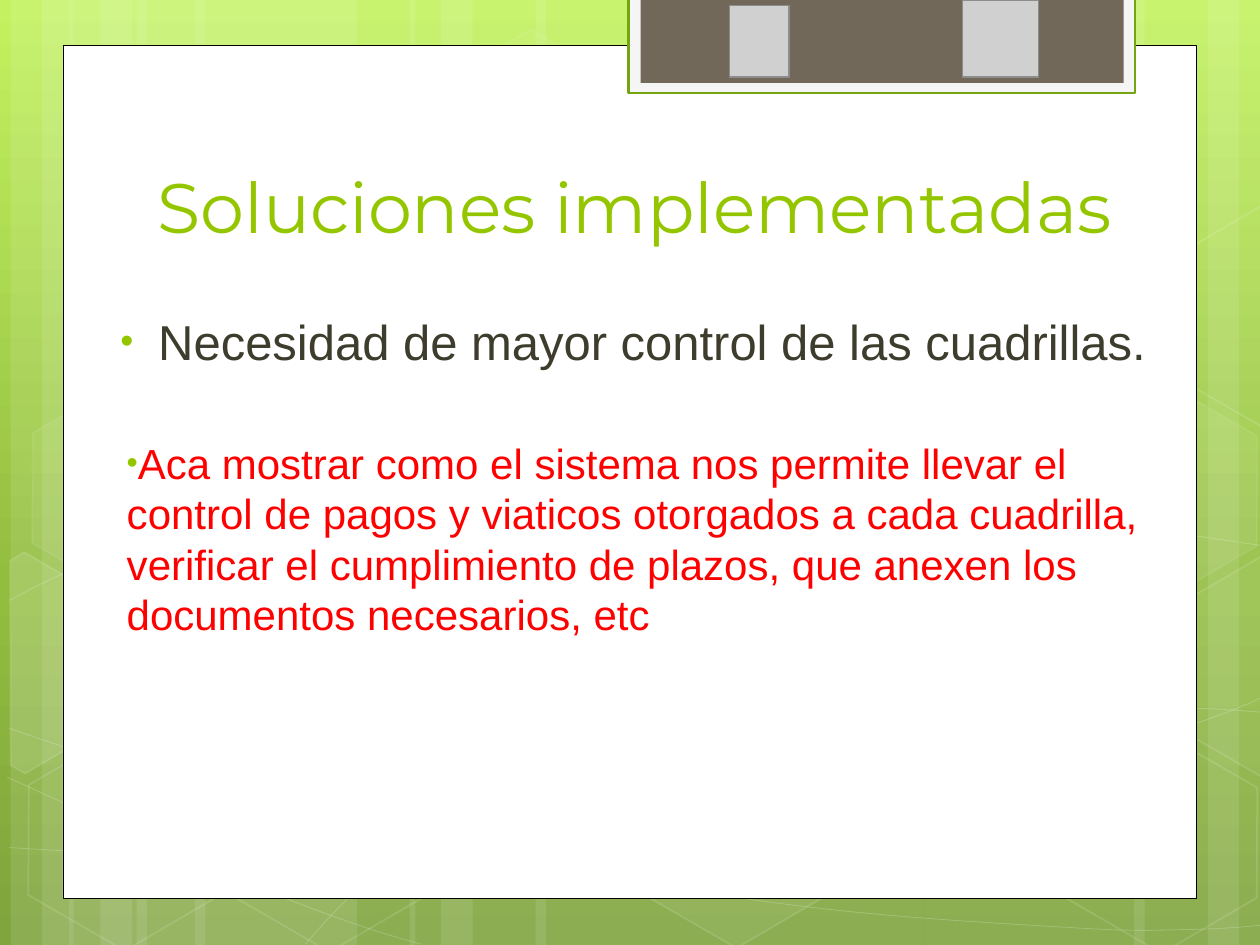
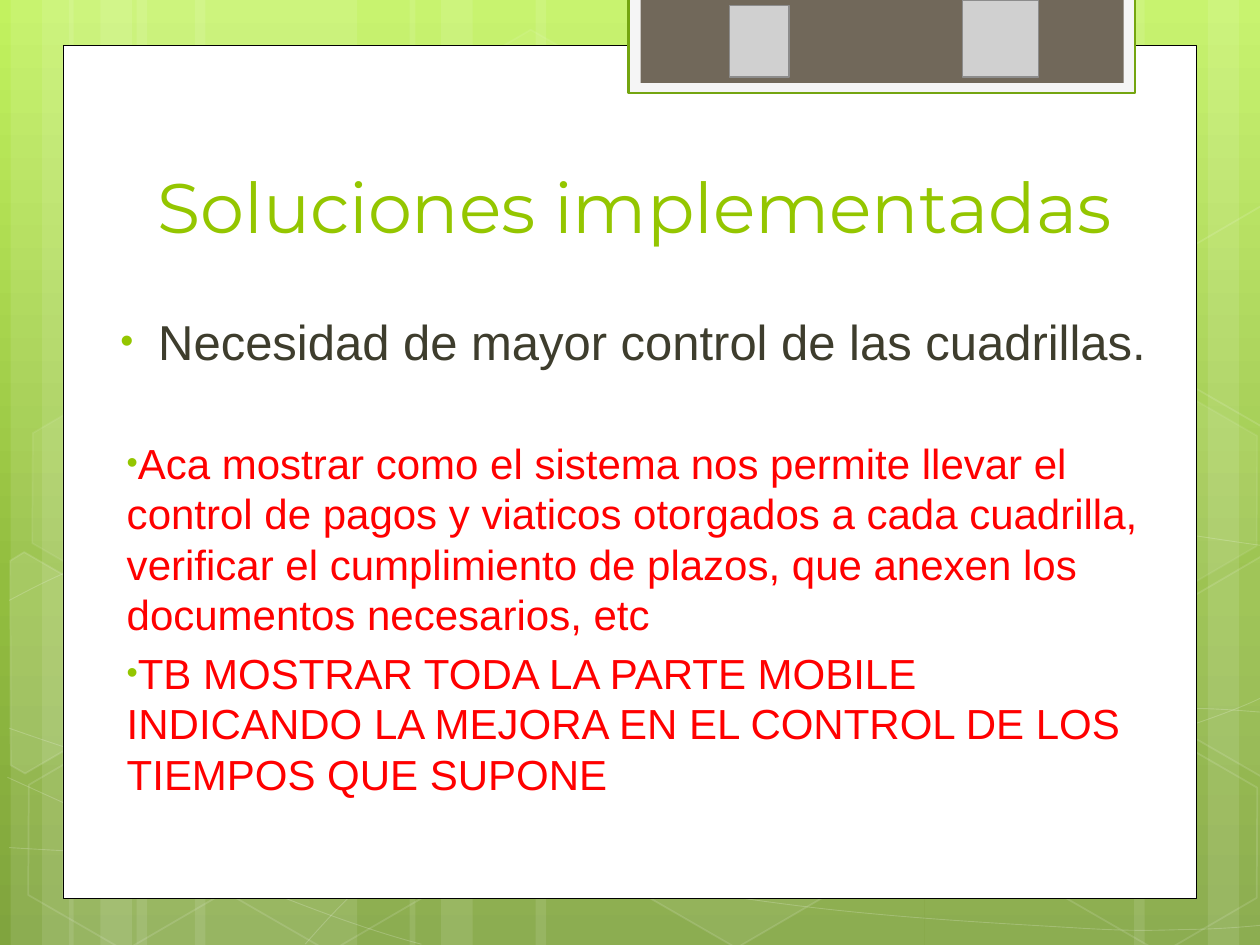
Before and after one commit to ptissera/habilitacion-profesional-2012-4k4, a slide deck: slide 9 of Documentacion/Proyecto/ExposicionRegularidad.pptx. Drawn at 1260x945 pixels with LibreOffice and Linux fonts; fonts in the diff are those of the drawing; grey boxes stand for pictures. Boxes give left, top, right and bottom in pixels: in the first picture for what was removed or moved away, otherwise in the second. Text is boxed around its words. In the diff, an @@ line names an element or a change of style, - is before the commit and + after.

```diff
--- a/Documentacion/Proyecto/ExposicionRegularidad.pptx
+++ b/Documentacion/Proyecto/ExposicionRegularidad.pptx
@@ text at [127, 659, 1120, 798]: paragraph added @@
+• TB MOSTRAR TODA LA PARTE MOBILE INDICANDO LA MEJORA EN EL CONTROL DE LOS TIEMPOS QUE SUPONE
```
Also in this commit, not shown: 1 other slide changed.
